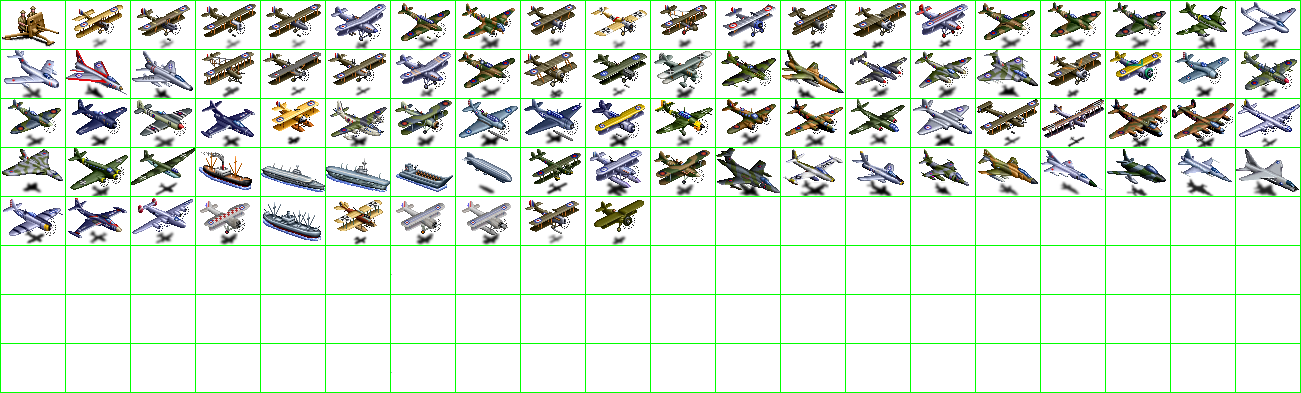
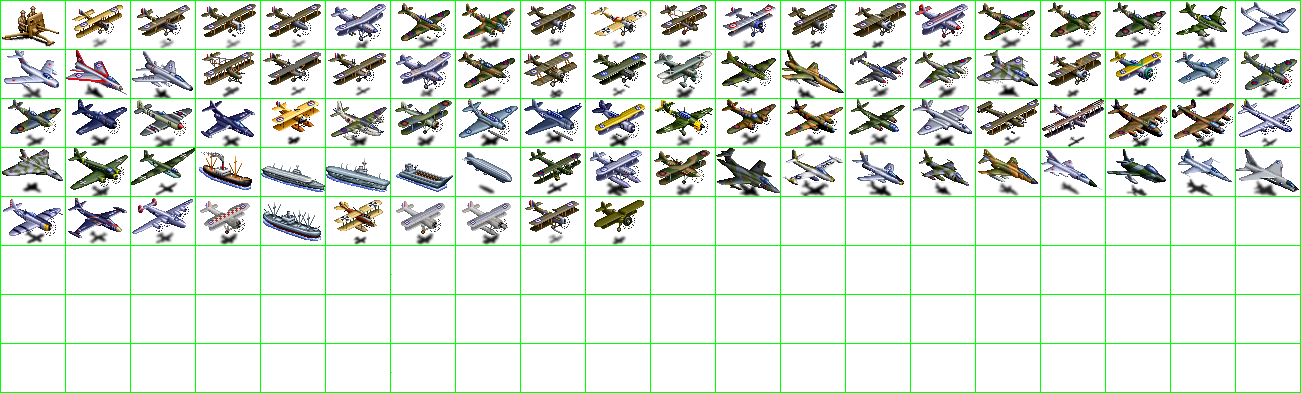
Layered file, before and after one edit (1301 x 393). Changes by layer:
painted on "units" over [239, 203, 508, 210]
